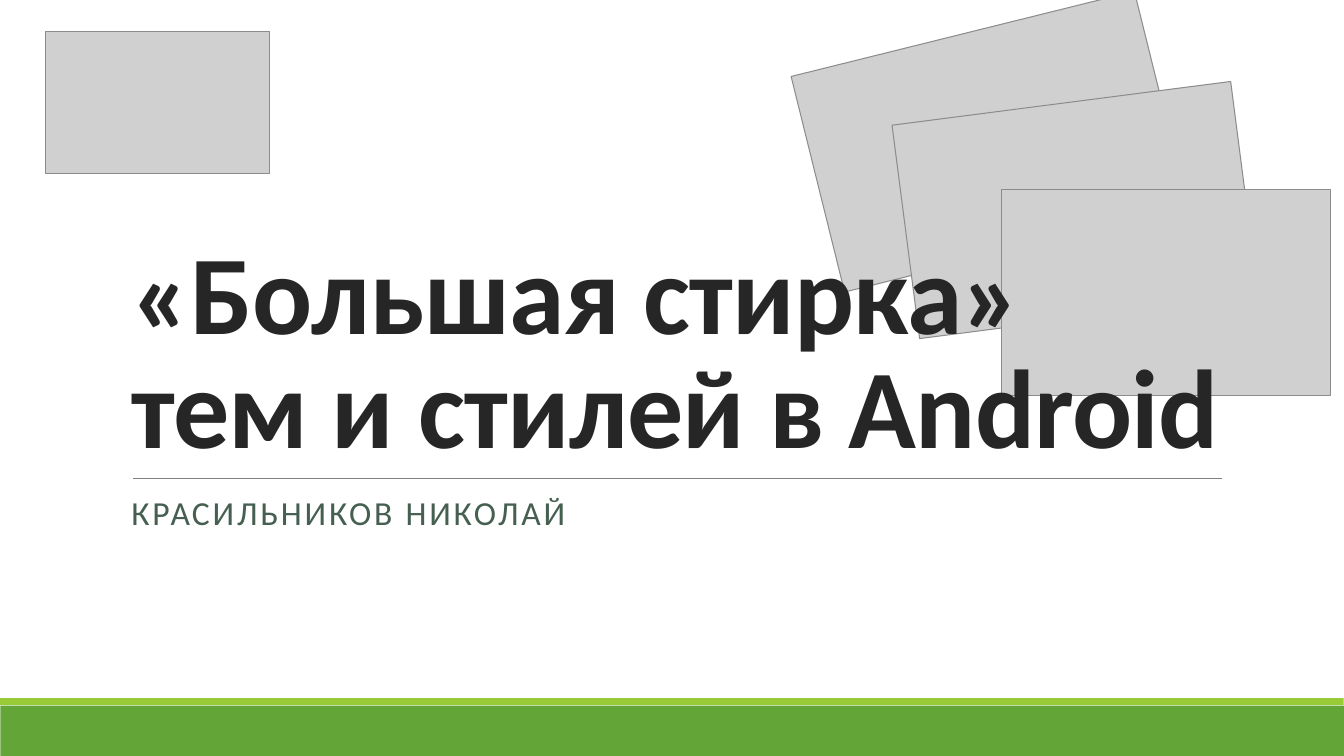
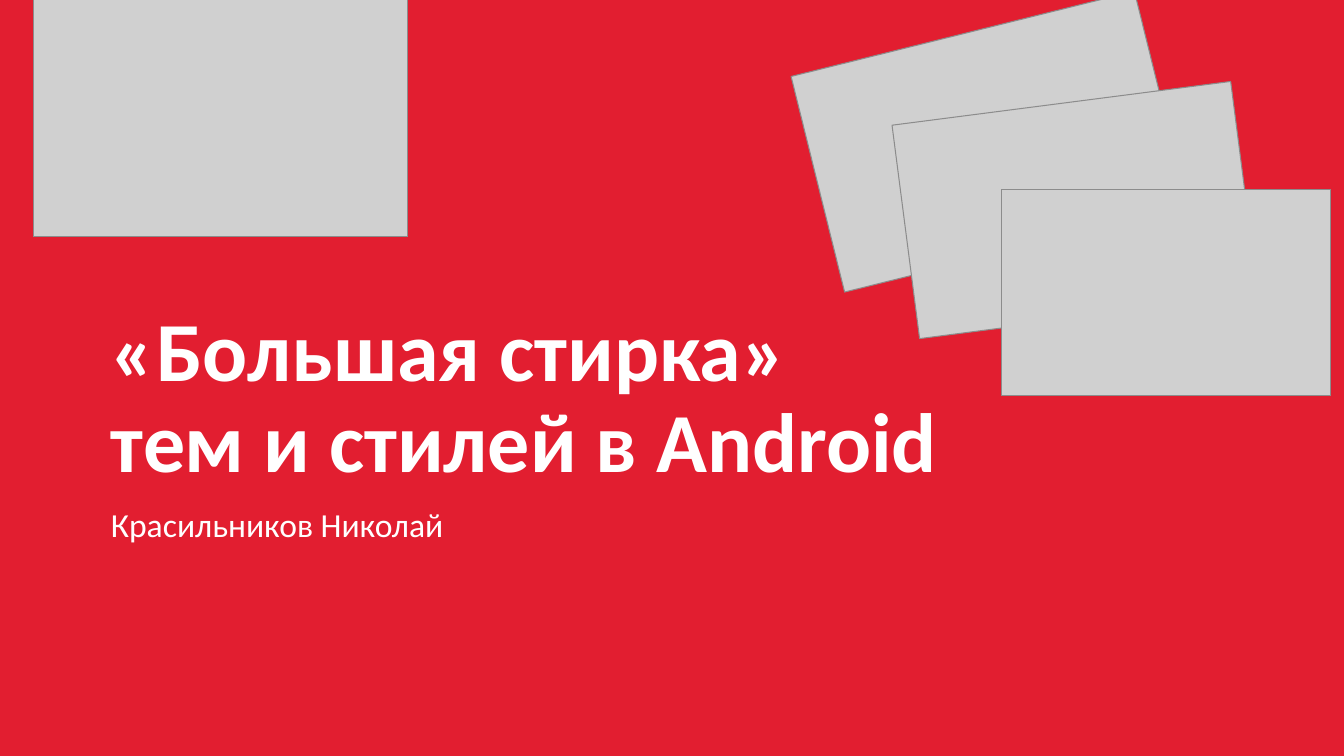
Before and after one commit to ZebanNikolay/android-style-best-practices, a slide deck: slide 1 of Styles and Themes in Android.pptm. Drawn at 1344x756 pixels with LibreOffice and Linux fonts; fonts in the diff are those of the drawing; grey boxes stand for pictures. Boxes give left, top, right and bottom in pixels: in the first picture for what was removed or moved away, otherwise in the second. Text is boxed around its words. In the diff, an @@ line names an element or a change of style, - is before the commit and + after.

```diff
--- a/Styles and Themes in Android.pptm
+++ b/Styles and Themes in Android.pptm
@@ background #FFFFFF to #E21E30 @@
@@ picture: place and size @@
-picture at bbox=[45, 31, 270, 173]
+picture at bbox=[33, 0, 408, 237]
@@ title "«Большая стирка» тем и стилей ...": place and size @@
-title "«Большая стирка» тем и стилей ..." at bbox=[131, 241, 1219, 449]
+title "«Большая стирка» тем и стилей ..." at bbox=[111, 326, 936, 473]
@@ title "«Большая стирка» тем и стилей ..." at bbox=[111, 326, 936, 473]: size 80 to 60 pt, text colour #262626 to #FFFFFF, letter spacing -0.5 to 0 pt; line spacing 0.85 to 0.9 @@
@@ line removed from (133, 479) to (1222, 479) @@
@@ subtitle at bbox=[111, 514, 444, 543]: text changed; text colour #455F51 to #FFFFFF @@
-КРАСИЛЬНИКОВ НИКОЛАЙ
+Красильников Николай
@@ rectangle removed at bbox=[0, 706, 1344, 756] @@
@@ rectangle removed at bbox=[0, 699, 1344, 706] @@
```
Also in this commit, not shown: 28 other slides changed.
